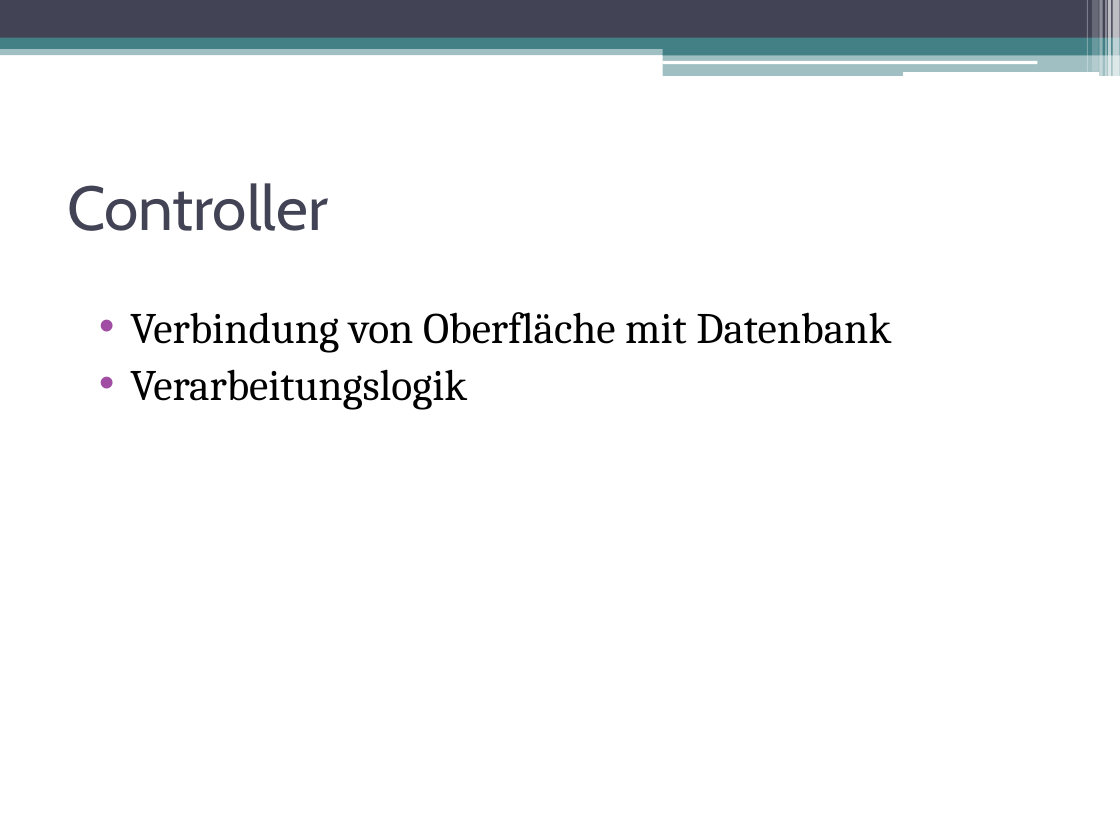
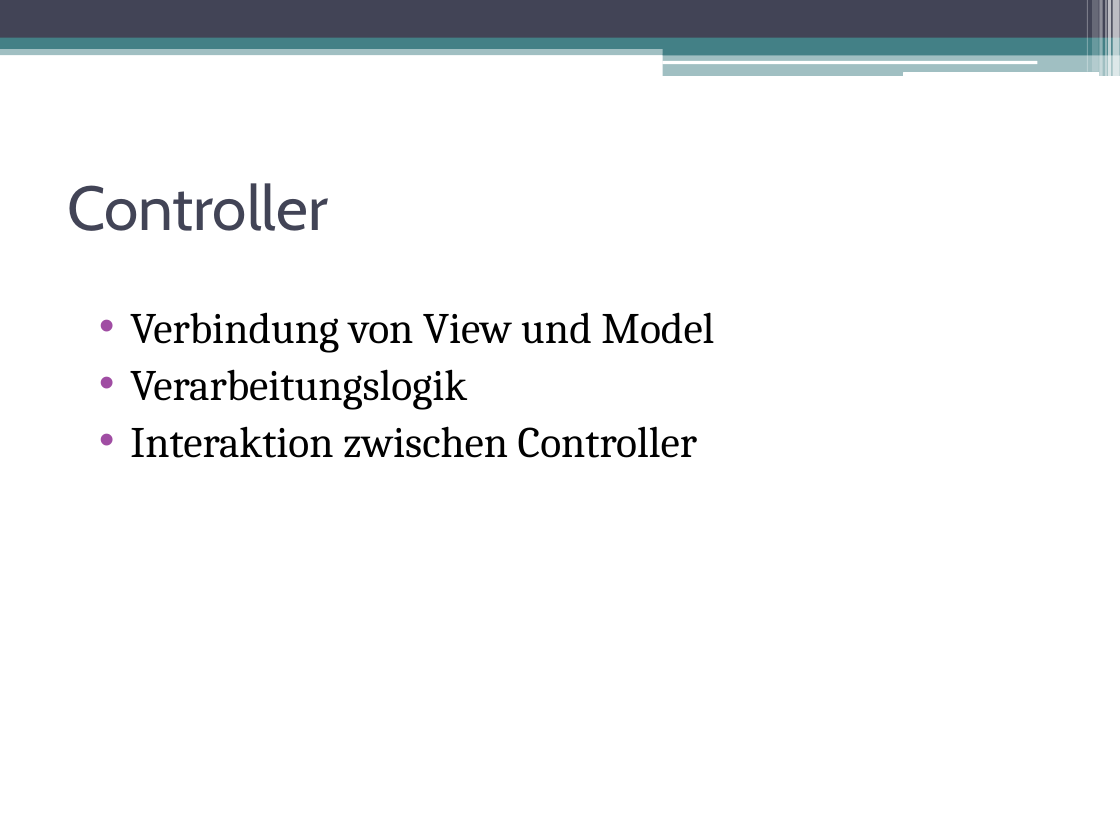
Before and after one commit to DanJoeHa/Fallstudie, a slide deck: slide 10 of Projektmanagement/Abschlusspräsentation.pptx. Drawn at 1120x840 pixels with LibreOffice and Linux fonts; fonts in the diff are those of the drawing. Boxes give left, top, right and bottom in pixels: in the first picture for what was removed or moved away, otherwise in the second. Text is boxed around its words. In the diff, an @@ line names an element or a change of style, - is before the commit and + after.

```diff
--- a/Projektmanagement/Abschlusspräsentation.pptx
+++ b/Projektmanagement/Abschlusspräsentation.pptx
@@ text at box(130, 312, 714, 353): text changed @@
-• Verbindung von Oberfläche mit Datenbank
+• Verbindung von View und Model
@@ text at box(130, 426, 697, 458): paragraph added @@
+• Interaktion zwischen Controller
```
Also in this commit, not shown: 7 other slides changed, 4 slides added, 1 slide removed, 1 other file.
